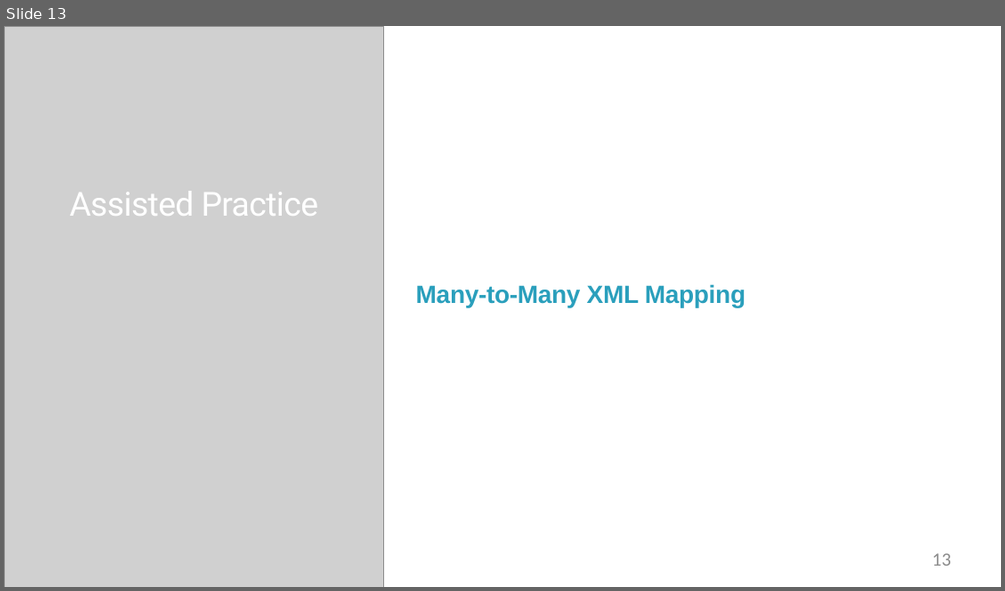
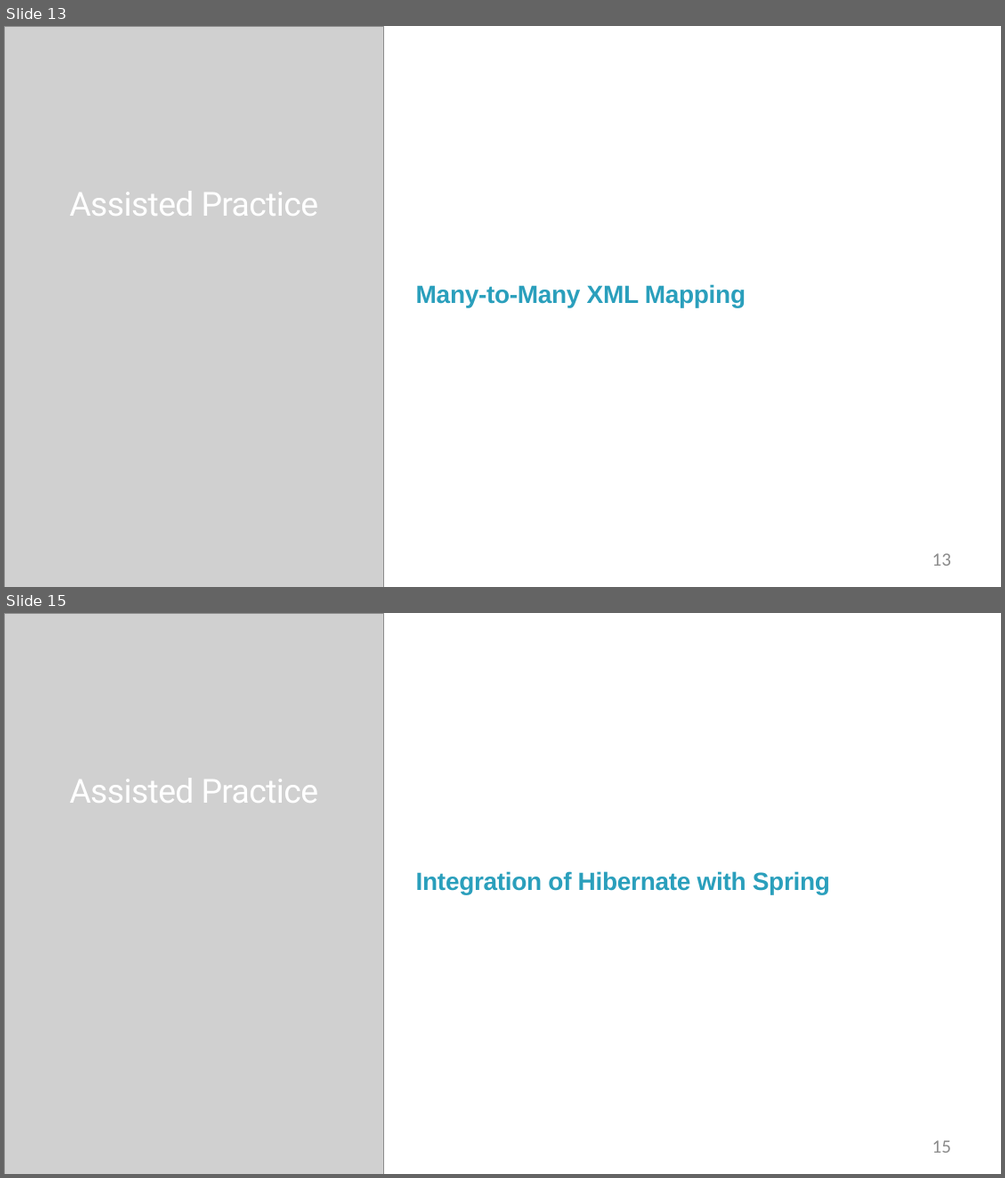
Before and after one commit to StevenJoseph19/DXC-FSD, a slide deck: 2. Web Development and Database/Day 13/Slides/6. Hibernate Mapping using XML/hibernate-mapping-using-xml-slides.pptx. Shown one above the other, each under a label of ours: slide 13 before the commit, slides 13 and 15 after it; the slides between them are not shown. The pictures are 1005x591 and 1005x1178 pixels, drawn with LibreOffice and Linux fonts; fonts in the diff are those of the drawing; grey boxes stand for pictures; background and template pictures are left out. Boxes give left, top, right and bottom in pixels: in the first picture for what was removed or moved away, otherwise in the second. Text is boxed around its words. In the diff, an @@ line names an element or a change of style, - is before the commit and + after.

```diff
--- a/2. Web Development and Database/Day 13/Slides/6. Hibernate Mapping using XML/hibernate-mapping-using-xml-slides.pptx
+++ b/2. Web Development and Database/Day 13/Slides/6. Hibernate Mapping using XML/hibernate-mapping-using-xml-slides.pptx
@@ slide 15 added at [4, 613, 1001, 1174], background #FFFFFF @@
@@ picture added at [4, 613, 383, 1174] @@
@@ text added at [70, 778, 319, 803], 48 pt, text #FFFFFF @@
+Assisted Practice
@@ text added at [416, 871, 830, 894], 36 pt, text #2A9FBC, bold @@
+Integration of Hibernate with Spring
@@ page number added at [932, 1140, 951, 1152], 27 pt, text #8C8C8C @@
+15
```
Also in this commit, not shown: 1 other slide added, 9 other files.
